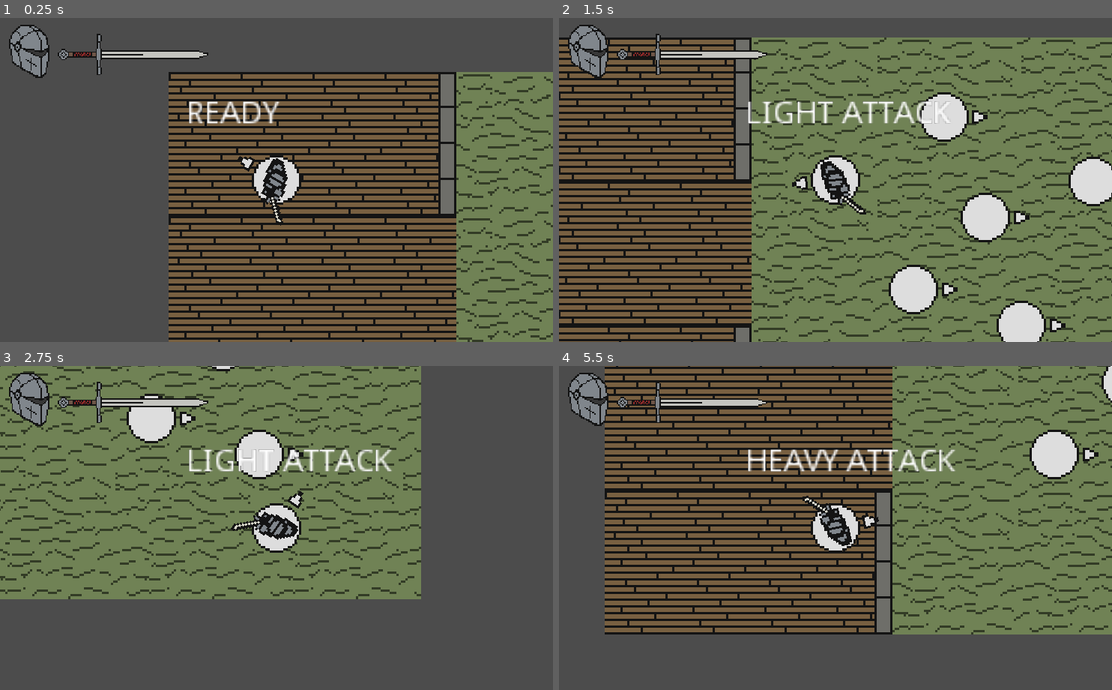
Above: before the commit, frames 1-4 (two rows, left to right).
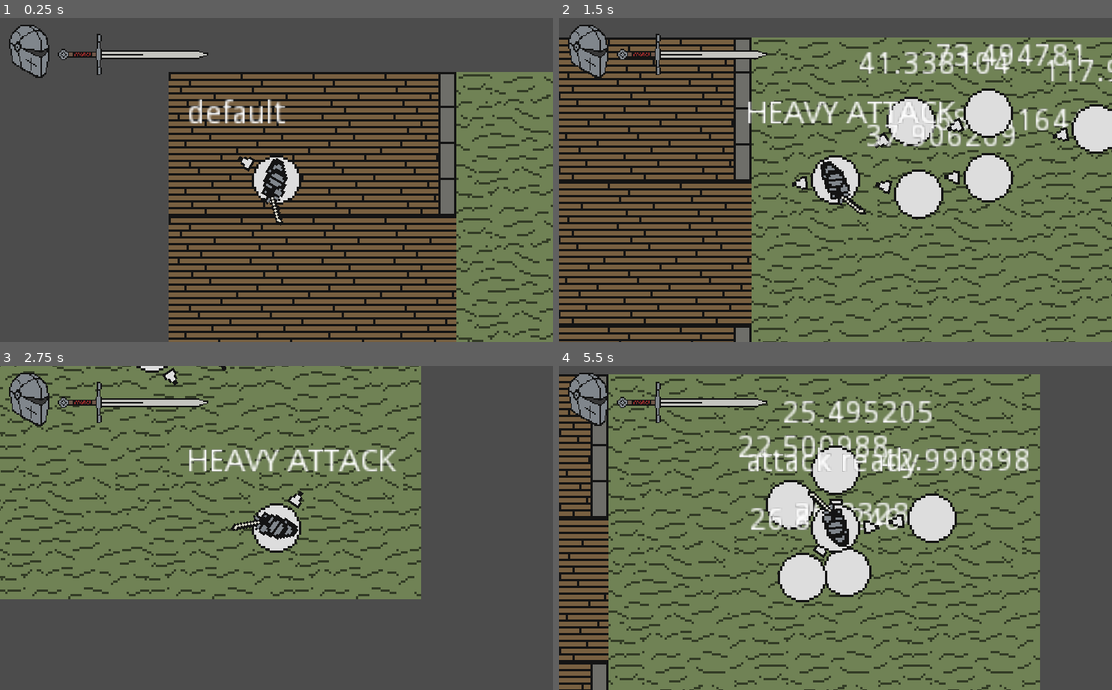
Above: after the commit, the same moments.

Repository: BGuerrero825/Slasher
Game: Godot game, scene res://Base.tscn
The game is run twice, just before and just after one commit, with the same random seed, the same clock (stepped at 60 frames per second) and the same inputs.
Inputs (mouse positions are in pixels of both pictures, inside the frame that each line leads up to):
- Up to frame 1 (0.25 s): no input
- Up to frame 2 (1.5 s): tap Enter at 0.5 s; move the mouse to (957, 163) at 0.52 s; press the mouse at (957, 163) at 0.53 s; hold D (move_right) 0.53-1.28 s; right-click (957, 163) at 0.8 s; move the mouse to (724, 196) at 1.27 s; release the mouse at (724, 196) at 1.28 s; hold S (move_down) from 1.28 s (still down); right-click (724, 196) at 1.35 s
- Up to frame 3 (2.75 s): click (165, 544) at 1.55 s; move the mouse to (331, 456) at 2.02 s; release S (move_down) at 2.03 s; press the mouse at (331, 456) at 2.03 s; hold D (move_right) from 2.03 s (still down); right-click (331, 456) at 2.3 s
- Up to frame 4 (5.5 s): move the mouse to (807, 592) at 2.77 s; release D (move_right) at 2.78 s; release the mouse at (807, 592) at 2.78 s; hold Up (move_up) 2.78-3.53 s; right-click (807, 592) at 2.85 s; click (807, 592) at 3.05 s; move the mouse to (1001, 576) at 3.52 s; press the mouse at (1001, 576) at 3.53 s; hold A (move_left) 3.53-5.03 s; right-click (1001, 576) at 3.8 s; move the mouse to (669, 479) at 4.27 s; release the mouse at (669, 479) at 4.28 s; right-click (669, 479) at 4.35 s; click (669, 479) at 4.55 s; move the mouse to (863, 528) at 5.02 s; press the mouse at (863, 528) at 5.03 s; hold S (move_down) from 5.03 s (still down); right-click (863, 528) at 5.3 s

The runs differ from the first frame. In frame 1, 0.8% of the frame differs, in the area x 34-52%, y 25-33%; in frame 2, 13%; in frame 3, 3.4%; in frame 4, 79%, in the area x 0-100%, y 0-100%.

Commit message:
finished zombie ai

Diff:
--- a/Base.tscn
+++ b/Base.tscn
@@ -16,16 +16,20 @@
 health = 75
 
 [node name="npc2" parent="." instance=ExtResource( 6 )]
-position = Vector2( 280, 64 )
+position = Vector2( 248, 64 )
+health = 75
 
 [node name="npc3" parent="." instance=ExtResource( 6 )]
-position = Vector2( 200, 112 )
+position = Vector2( 216, 72 )
+health = 75
 
 [node name="npc4" parent="." instance=ExtResource( 6 )]
-position = Vector2( 232, 80 )
+position = Vector2( 248, 32 )
+health = 75
 
 [node name="npc5" parent="." instance=ExtResource( 6 )]
-position = Vector2( 248, 128 )
+position = Vector2( 296, 40 )
+health = 75
 
 [node name="player" parent="." instance=ExtResource( 3 )]
 position = Vector2( 48, 48 )
--- /dev/null
+++ b/code/global.gd
@@ -0,0 +1,12 @@
+extends Node
+
+var player
+
+
+func _ready():
+	pass
+
+
+func register_player(in_player):
+	player = in_player
+	print('REGISTERED')
--- a/code/npc.gd
+++ b/code/npc.gd
@@ -2,16 +2,49 @@
 
 
 export var health = 25
+export var speed = 10
+
+var STANDOFF_DISTANCE = 40  # distance the AI wants to sit from the player
+var RUNAWAY_DISTANCE = 25  # distance the AI wants to run from the player
+
+var velocity = Vector2()
+
+#onready var player_pos = $"/root/Global".player.get_position()
 
 # Called when the node enters the scene tree for the first time.
 func _ready():
-#	print($hurtbox.rpc_id())
-	pass # Replace with function body.
+	pass
 
 
-# Called every frame. 'delta' is the elapsed time since the previous frame.
-#func _process(delta):
-#	pass
+func _process(delta):
+	var player_pos = $"/root/Global".player.get_position()
+
+#	# orient towards player
+	$center.rotation = PI + position.angle_to_point(player_pos)
+
+	$Label.text = str(position.distance_to(player_pos))
+
+	# move towards the player if far away
+	var distance_to_player = position.distance_to(player_pos)
+
+	if distance_to_player > STANDOFF_DISTANCE:
+		velocity.x = cos($center.rotation)
+		velocity.y = sin($center.rotation)
+		velocity = speed * velocity.normalized()
+
+	elif distance_to_player < RUNAWAY_DISTANCE:
+		velocity.x = cos($center.rotation)
+		velocity.y = sin($center.rotation)
+		velocity = -speed * velocity.normalized()
+
+	else:  # fighting distance
+		velocity = Vector2.ZERO
+		velocity.x = cos($center.rotation)+PI/2
+		velocity.y = sin($center.rotation)+PI/2
+		velocity = speed * velocity.normalized()
+
+	velocity = move_and_slide(velocity)
+
 
 func _on_hurtbox_damage_taken(amount):
 	health = health - amount
--- a/code/player.gd
+++ b/code/player.gd
@@ -6,45 +6,46 @@
 export var ACCELERATION = 1000
 export var FRICTION = 750
 export var HEAVY_ATTACK_DELAY = 1.0
-export var ATTACK_COOLDOWN_TIME = 1.0
+export var LIGHT_ATTACK_COOLDOWN_TIME = .5
+export var HEAVY_ATTACK_COOLDOWN_TIME = 1.0
+export var HEAVY_ATTACK_CHARGE_TIME = .5
+
+var attack_available = true
+var heavy_attack = false
 var attack_cooldown = 0.0
 var attack_delay = 0.0
 var velocity = Vector2.ZERO
 var mouse_angle = 0.0
+
 onready var center = $center
-#onready var sprite = $center/sprite
-#onready var hitbox = $center/hitbox
-#onready var hitbox_collision_shape = $center/hitbox/CollisionShape2D
-#onready var blockbox = $center/blockbox
-#onready var hurtbox = $hurtbox
+onready var attack_cooldown_timer = $attack_cooldown_timer
+onready var heavy_attack_charge_timer = $heavy_attack_charge_timer
 
 export var light_attack_dmg = 1
 export var heavy_attack_dmg = 2
 
 func _ready():
-	pass
+	$"/root/Global".register_player(self)
 
 func _process(delta):
 
 	# COMBAT CODE
-	print(attack_cooldown)
-#	attack_cooldown -= delta
-	if attack_cooldown < 0:  # not in cooldown
-		if Input.is_action_pressed("attack"):
-			attack_delay += delta
-		elif Input.is_action_just_released("attack"):
-			print(attack_delay)
-			if attack_delay > HEAVY_ATTACK_DELAY:
-				$Label.text = 'HEAVY ATTACK'
-			else:
-				$Label.text = 'LIGHT ATTACK'
-			attack_cooldown = ATTACK_COOLDOWN_TIME
-		else:
-			$Label.text = 'READY'
-			attack_delay = 0
-	else:  # in cooldown
+	if attack_available:
+		if Input.is_action_just_pressed("attack"):
+			heavy_attack = false
+			heavy_attack_charge_timer.start(HEAVY_ATTACK_CHARGE_TIME)
 
-		attack_cooldown -= delta
+		elif heavy_attack:  # heavy attack charged up fully, auto release
+			$Label.text = 'HEAVY ATTACK'
+			begin_attack_cooldown(HEAVY_ATTACK_COOLDOWN_TIME)
+			heavy_attack = false
+
+		elif Input.is_action_just_released("attack") and attack_available:  # light attack
+			$Label.text = 'LIGHT ATTACK'
+
+			attack_available = false
+			heavy_attack_charge_timer.stop()
+			begin_attack_cooldown(LIGHT_ATTACK_COOLDOWN_TIME)
 
 
 	# MOVEMENT CODE
@@ -61,25 +62,19 @@
 	orient()
 
 
+func begin_attack_cooldown(time):
+	attack_available = false
+	attack_cooldown_timer.start(time)
+	print("ATTACK_COOLDOWN: ", time)
 
-#func combat():
-	#shity attack anim logic
-#	if Input.is_action_pressed("attack"):
-#		$center/hitbox/CollisionShape2D.disabled = false
-#
-#		$center/sprite.frame = 1
-#	else:  # not attacking
-#		$center/hitbox/CollisionShape2D.disabled = true
-#
-#		$center/sprite.frame = 0
 
-#	if Input.is_action_pressed("block"):
-#		blockbox.visible = true
-#		blockbox.monitorable = true
-#	else:
-#		blockbox.visible = false
-#		blockbox.monitorable = false
+func _on_heavy_attack_charge_timer_timeout():
+	heavy_attack = true
 
+
+func _on_attack_cooldown_timer_timeout():
+	$Label.text = 'attack ready'
+	attack_available = true
 
 
 func move():
--- a/objects/npc.tscn
+++ b/objects/npc.tscn
@@ -4,10 +4,6 @@
 [ext_resource path="res://art/direction_indicator.png" type="Texture" id=2]
 [ext_resource path="res://code/npc.gd" type="Script" id=3]
 [ext_resource path="res://code/hurtbox.gd" type="Script" id=4]
-
-
-
-
 
 [sub_resource type="CircleShape2D" id=1]
 
@@ -35,4 +31,13 @@
 
 [node name="CollisionShape2D" type="CollisionShape2D" parent="hurtbox"]
 shape = SubResource( 2 )
+
+[node name="Label" type="Label" parent="."]
+margin_left = -24.0
+margin_top = -32.0
+margin_right = 16.0
+margin_bottom = -18.0
+__meta__ = {
+"_edit_use_anchors_": false
+}
 [connection signal="damage_taken" from="hurtbox" to="." method="_on_hurtbox_damage_taken"]
--- a/objects/player.tscn
+++ b/objects/player.tscn
@@ -4,10 +4,6 @@
 [ext_resource path="res://art/direction_indicator.png" type="Texture" id=2]
 [ext_resource path="res://art/character_plate.png" type="Texture" id=3]
 [ext_resource path="res://code/player.gd" type="Script" id=5]
-
-
-
-
 
 [sub_resource type="RectangleShape2D" id=1]
 extents = Vector2( 16, 20 )
@@ -70,4 +66,12 @@
 __meta__ = {
 "_edit_use_anchors_": false
 }
+
+[node name="attack_cooldown_timer" type="Timer" parent="."]
+one_shot = true
+
+[node name="heavy_attack_charge_timer" type="Timer" parent="."]
+one_shot = true
 [connection signal="area_entered" from="center/hitbox" to="." method="_on_hitbox_area_entered"]
+[connection signal="timeout" from="attack_cooldown_timer" to="." method="_on_attack_cooldown_timer_timeout"]
+[connection signal="timeout" from="heavy_attack_charge_timer" to="." method="_on_heavy_attack_charge_timer_timeout"]
--- a/project.godot
+++ b/project.godot
@@ -18,6 +18,10 @@
 config/name="Slasher"
 run/main_scene="res://Base.tscn"
 config/icon="res://art/icon.png"
+
+[autoload]
+
+Global="*res://code/global.gd"
 
 [display]
 
